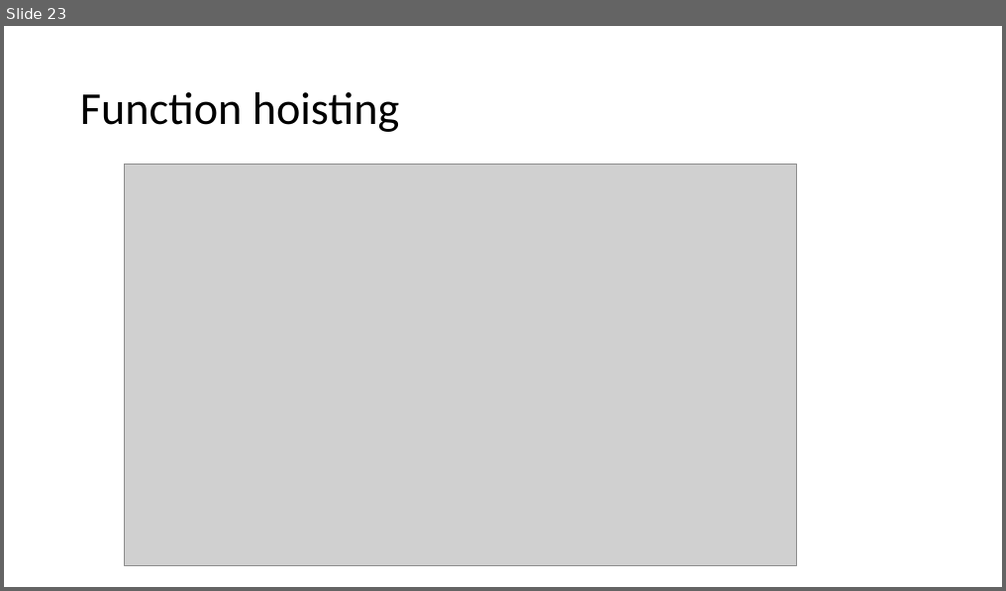
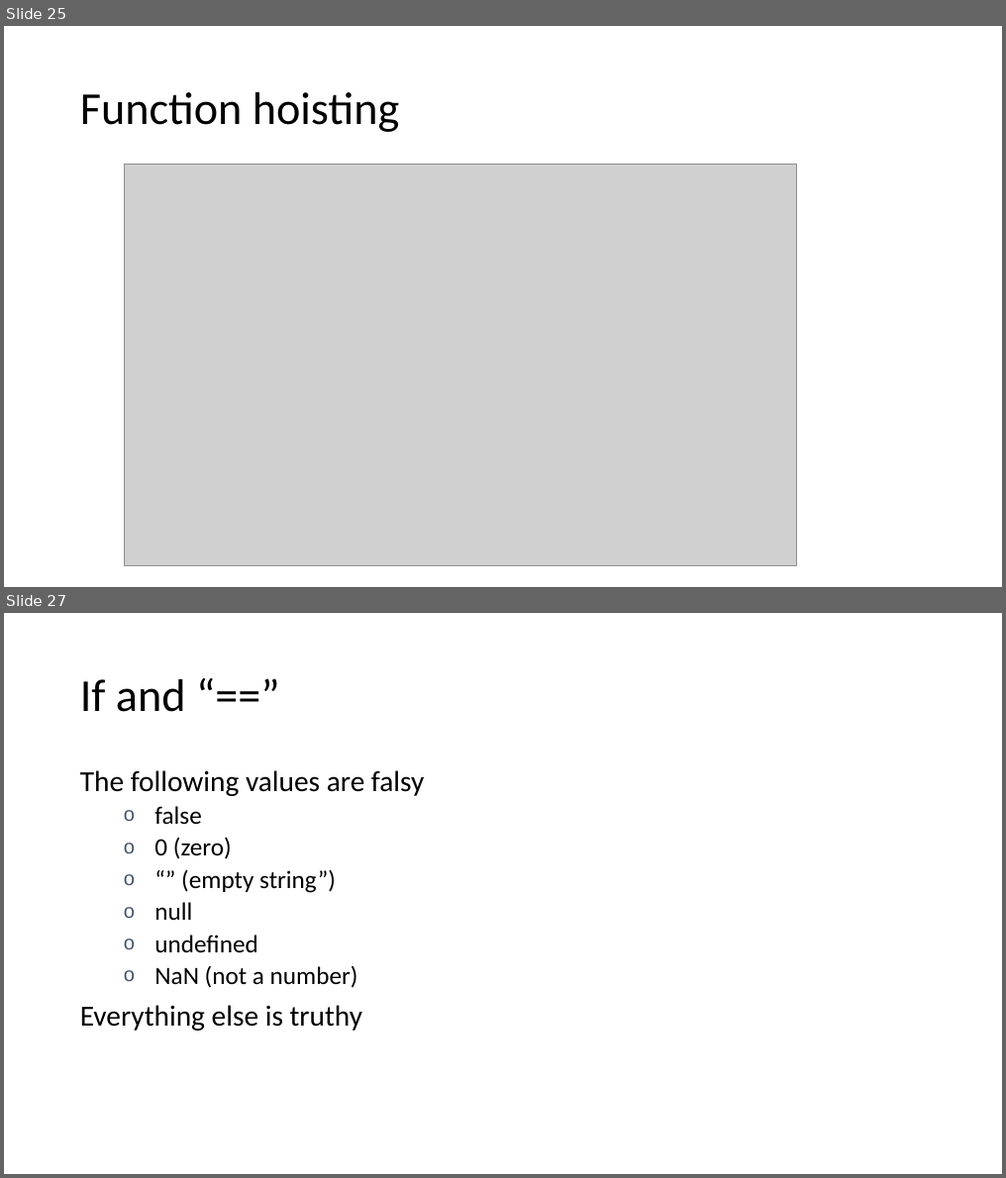
Before and after one commit to logan2013/java8, a slide deck: JavaScript.pptx. Shown one above the other, each under a label of ours: slide 23 before the commit, slides 25 and 27 after it; the slides between them are not shown. The pictures are 1006x591 and 1006x1178 pixels, drawn with LibreOffice and Linux fonts; fonts in the diff are those of the drawing; grey boxes stand for pictures. Boxes give left, top, right and bottom in pixels: in the first picture for what was removed or moved away, otherwise in the second. Text is boxed around its words. In the diff, an @@ line names an element or a change of style, - is before the commit and + after.

```diff
--- a/JavaScript.pptx
+++ b/JavaScript.pptx
@@ slide 27 added at [4, 613, 1002, 1174], background #FFFFFF @@
@@ title added at [80, 679, 186, 712], 44 pt, text #000000 @@
+If and “==”
@@ text added at [80, 770, 424, 1031], 24 pt, text #000000 @@
+The following values are falsy
+  o false
+  o 0 (zero)
+  o “” (empty string”)
+  o null
+  o undefined
+  o NaN (not a number)
+Everything else is truthy
@@ what was slide 23 is now slide 25 @@
```
Also in this commit, not shown: 4 other slides added, 1 slide removed.
